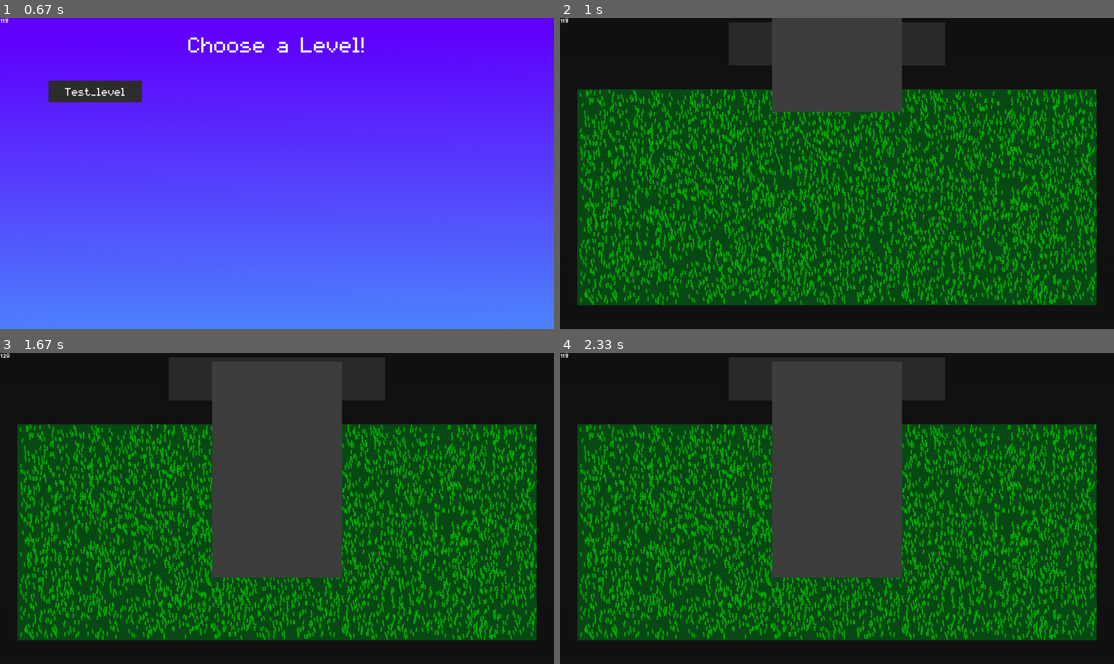
Above: before the commit, frames 1-4 (two rows, left to right).
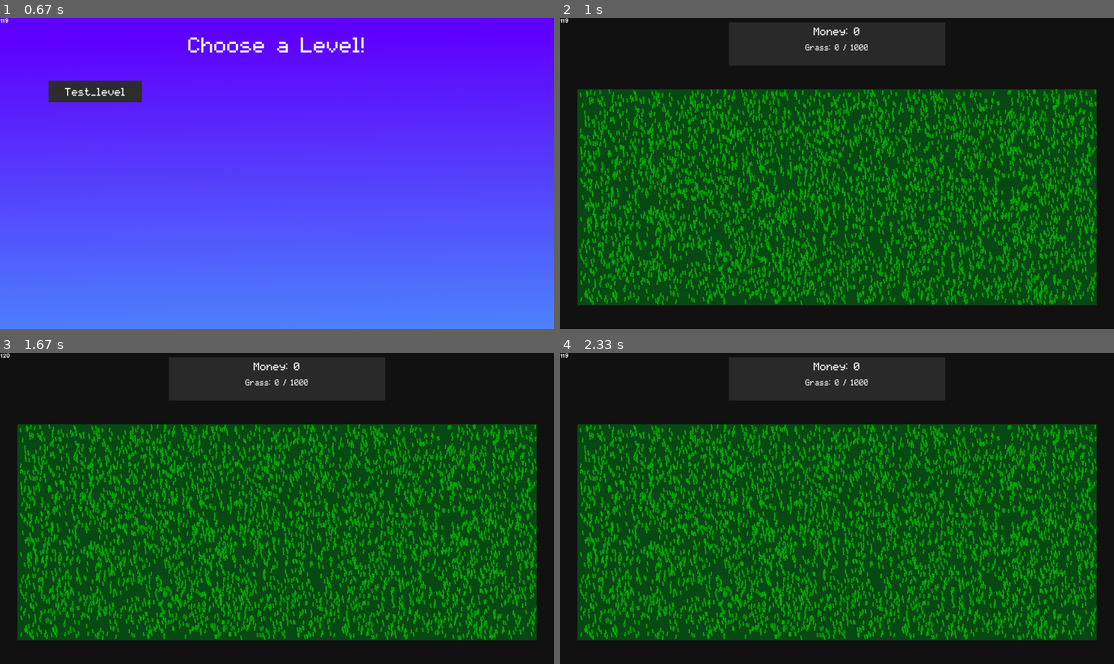
Above: after the commit, the same moments.

Repository: Acaippa/pygame-lawnmower
Game: pygame game, started from ver 0.3/main.py
The game is run twice, just before and just after one commit, with the same random seed, the same clock (stepped at 60 frames per second) and the same inputs.
Inputs (mouse positions are in pixels of both pictures, inside the frame that each line leads up to):
- Up to frame 1 (0.67 s): click (277, 105) at 0.38 s
- Up to frame 2 (1 s): click (654, 92) at 0.72 s
- Up to frame 3 (1.67 s): no input
- Up to frame 4 (2.33 s): no input

Frame 1 is identical in both runs. In frame 2, 4.0% of the frame differs, in the area x 38-62%, y 0-31%; in frame 3, 14%, in the area x 38-62%, y 2-73%; in frame 4, 14%.

Commit message:
Stop Shop menu from moving when the test_level starts

Diff:
--- a/ver 0.3/modules/states/levels/test_level.py
+++ b/ver 0.3/modules/states/levels/test_level.py
@@ -32,8 +32,6 @@
 
 		self.ground.update(self.delta_time)
 
-		self.shop_menu.destination = (self.shop_menu.pos[0], 20)
-
 		self.shop_menu.update(self.delta_time)
 
 		self.draw()
